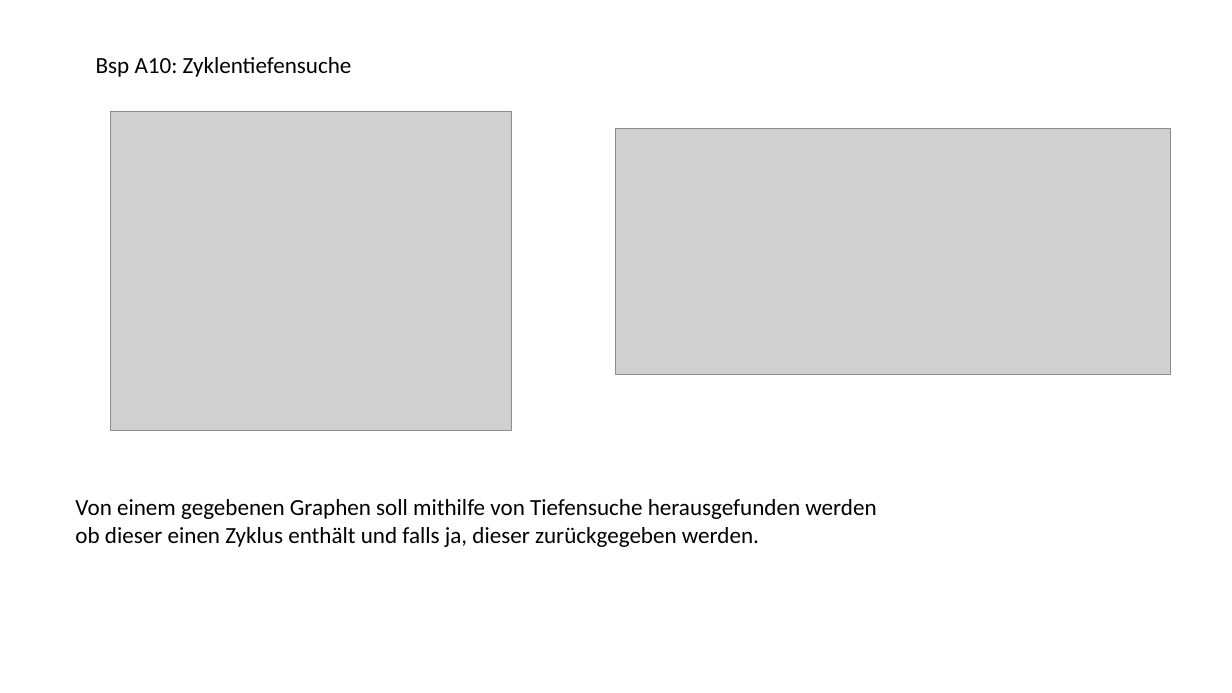
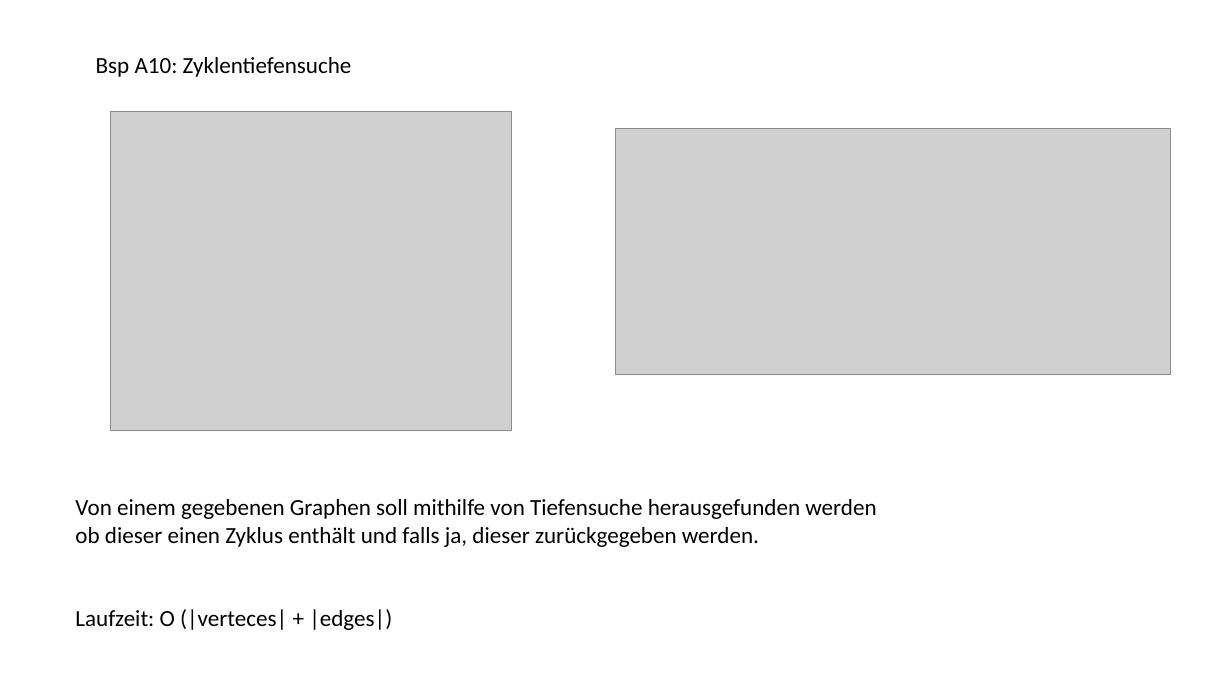
Before and after one commit to MaxWestreicher1/GruppeE, a slide deck: slide 1 of Handouts/A10_Handout.pptx. Drawn at 1232x693 pixels with LibreOffice and Linux fonts; fonts in the diff are those of the drawing; grey boxes stand for pictures. Boxes give left, top, right and bottom in pixels: in the first picture for what was removed or moved away, otherwise in the second. Text is boxed around its words. In the diff, an @@ line names an element or a change of style, - is before the commit and + after.

Commit message:
Handout changed

```diff
--- a/Handouts/A10_Handout.pptx
+++ b/Handouts/A10_Handout.pptx
@@ text at [75,609,392,630]: paragraph added @@
+Laufzeit: O (|verteces| + |edges|)
```
